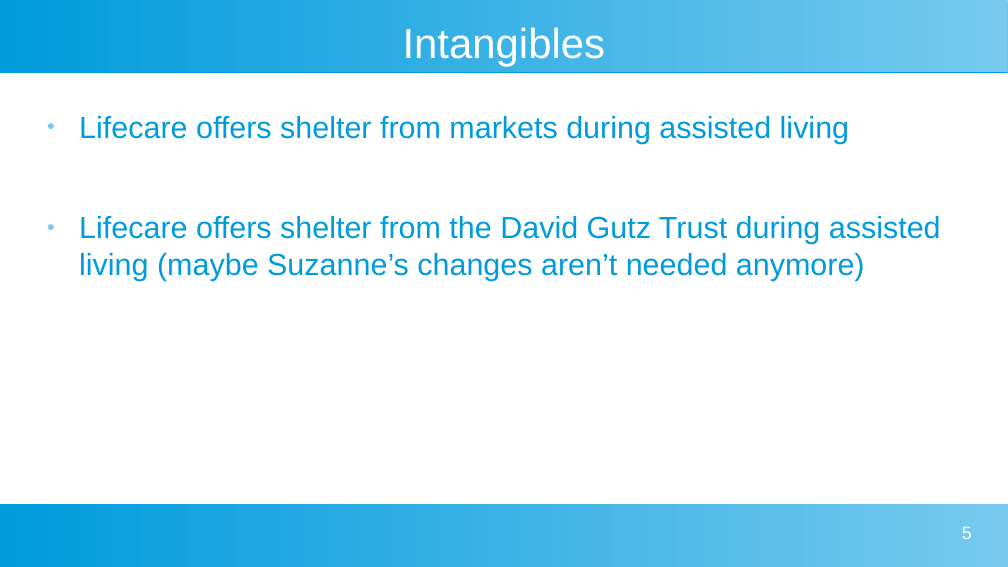
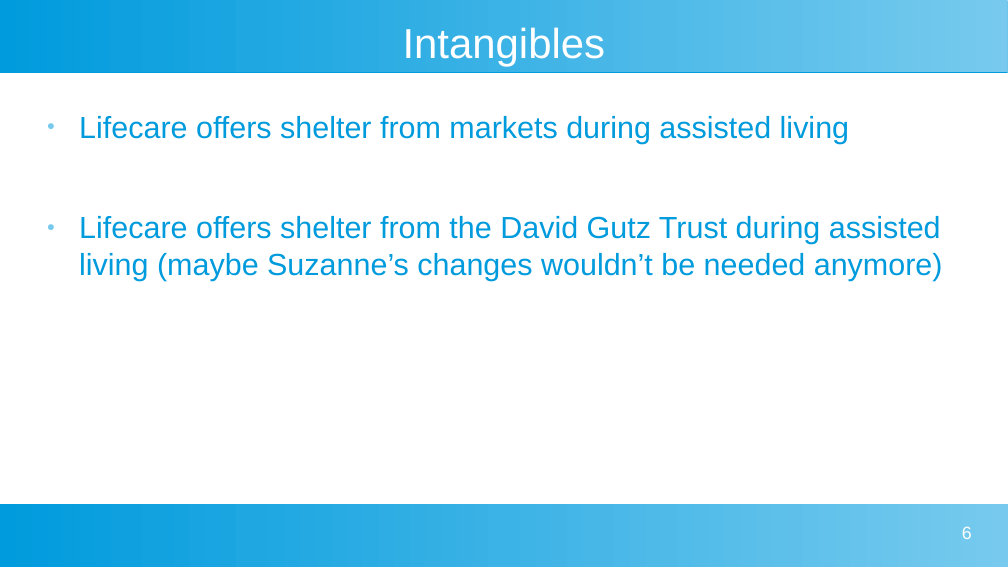
Before and after one commit to davegutz/myLifeSaver, a slide deck: slide 6 of Gutz Evaluation of Taylor Lifecare Advantage.odp (slide 5 before the commit). Drawn at 1008x567 pixels with LibreOffice and Linux fonts; fonts in the diff are those of the drawing. Boxes give left, top, right and bottom in pixels: in the first picture for what was removed or moved away, otherwise in the second. Text is boxed around its words. In the diff, an @@ line names an element or a change of style, - is before the commit and + after.

```diff
--- a/Gutz Evaluation of Taylor Lifecare Advantage.odp
+++ b/Gutz Evaluation of Taylor Lifecare Advantage.odp
@@ text at [79,216,943,281]: text changed @@
-● Lifecare offers shelter from the David Gutz Trust during assisted living (maybe Suzanne’s changes aren’t needed anymore)
+● Lifecare offers shelter from the David Gutz Trust during assisted living (maybe Suzanne’s changes wouldn’t be needed anymore)
```
Also in this commit, not shown: 8 other slides changed, 3 slides added, 2 slides removed, 2 other files.
